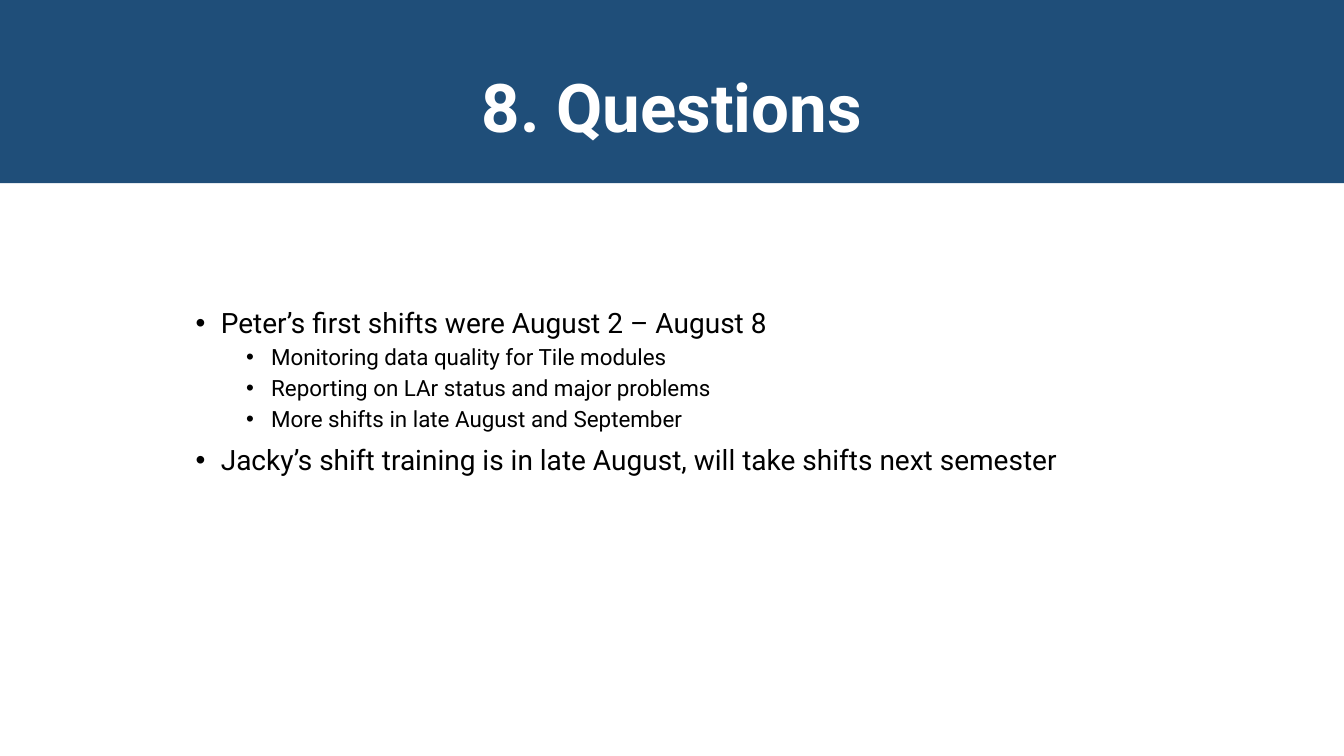
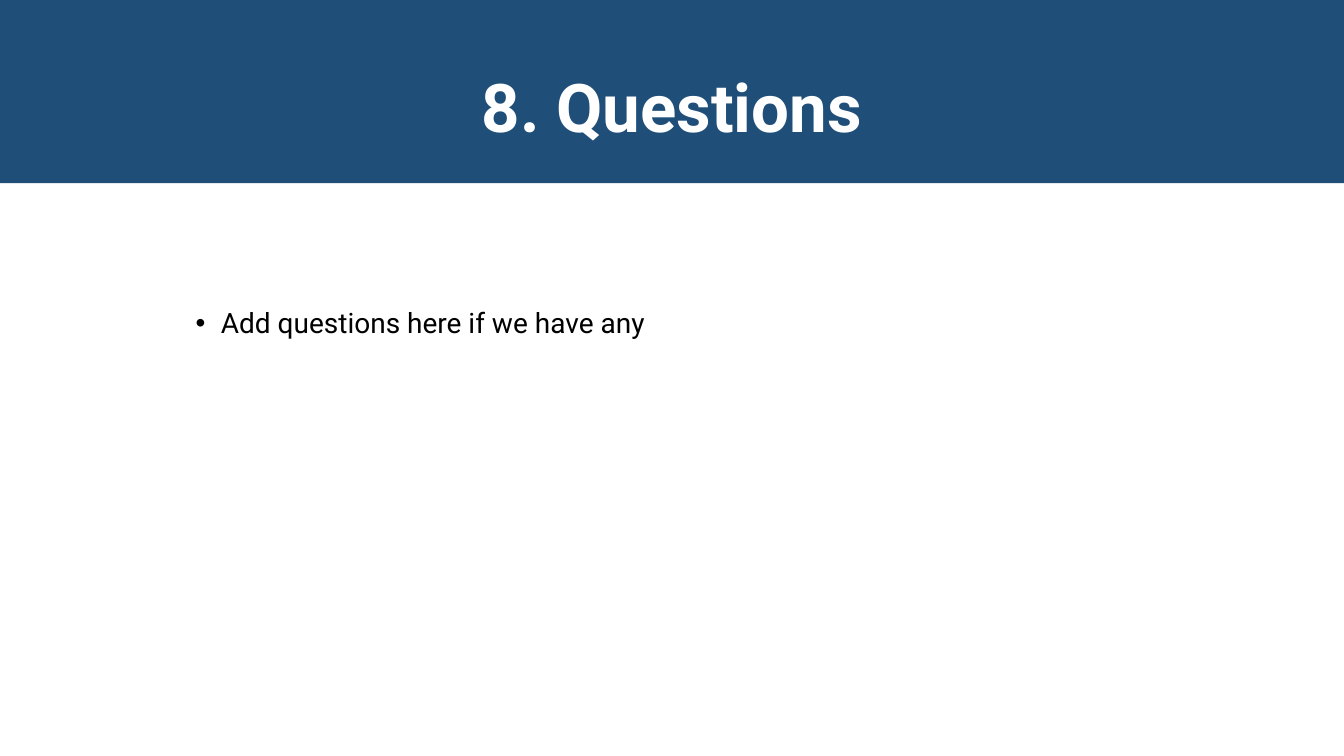
Before and after one commit to JackyMYL/Tile-CIS-group, a slide deck: slide 14 of Chicago Reports/08-15-2022_Jacky&Peter.pptx. Drawn at 1344x756 pixels with LibreOffice and Linux fonts; fonts in the diff are those of the drawing. Boxes give left, top, right and bottom in pixels: in the first picture for what was removed or moved away, otherwise in the second. Text is boxed around its words. In the diff, an @@ line names an element or a change of style, - is before the commit and + after.

```diff
--- a/Chicago Reports/08-15-2022_Jacky&Peter.pptx
+++ b/Chicago Reports/08-15-2022_Jacky&Peter.pptx
@@ text at (x1=221, y1=311, x2=645, y2=339): text changed; size 16 to 20 pt @@
-• Peter’s first shifts were August 2 – August 8
-  • Monitoring data quality for Tile modules
-  • Reporting on LAr status and major problems
-  • More shifts in late August and September
-• Jacky’s shift training is in late August, will take shifts next semester
+• Add questions here if we have any
```
Also in this commit, not shown: 4 other slides changed.
